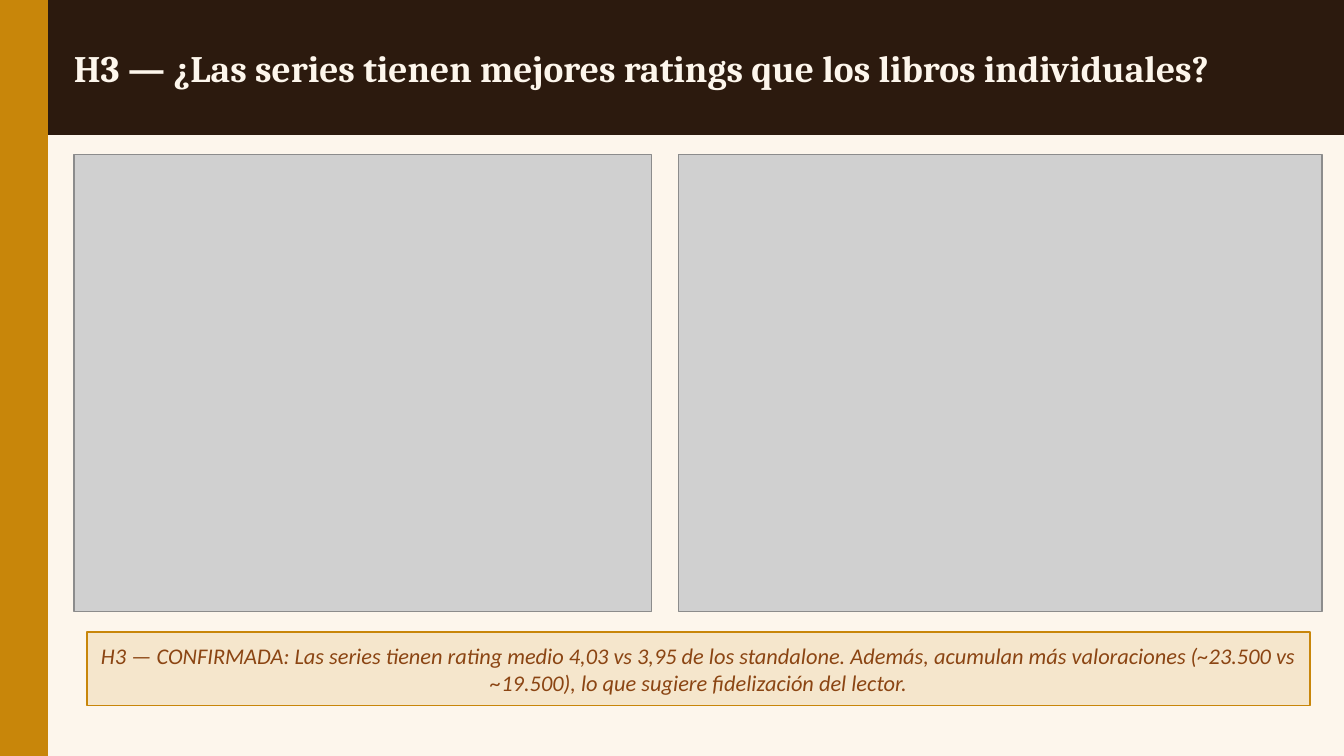
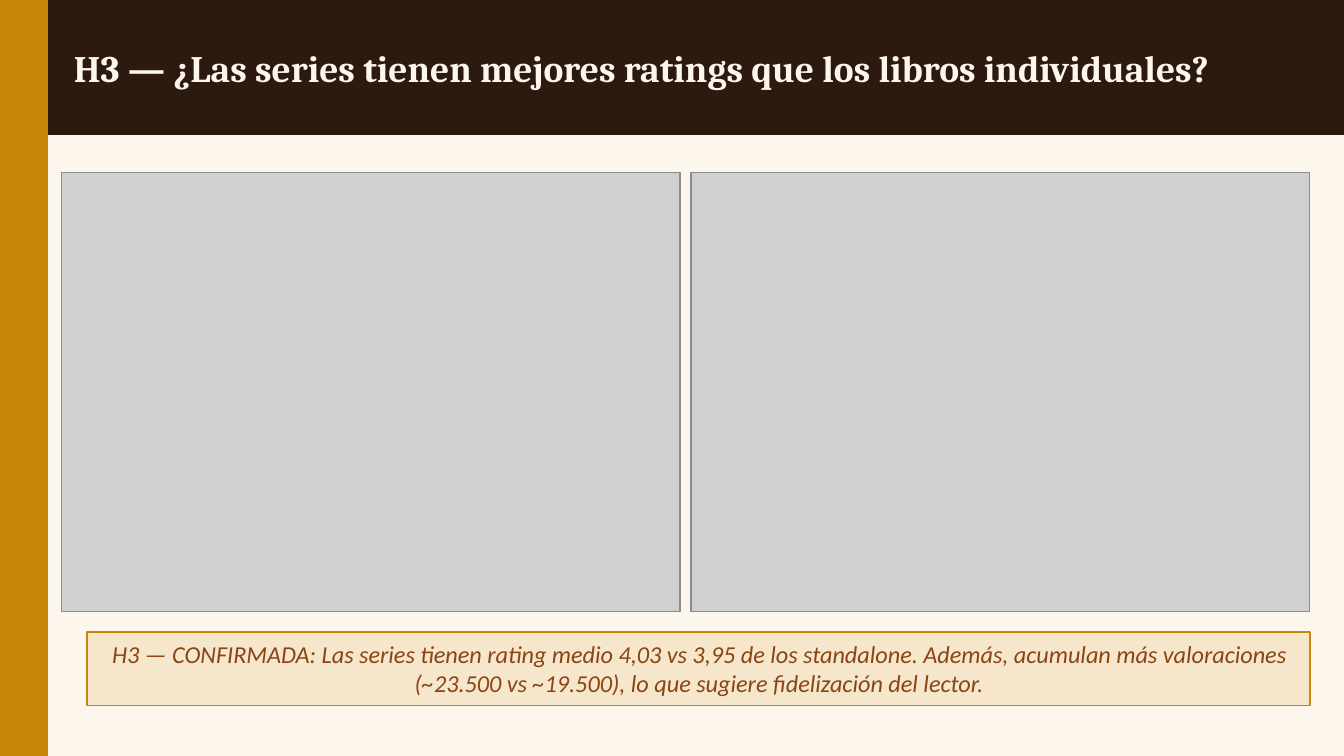
Before and after one commit to fgoiri/EDA-GoodReads-Books, a slide deck: slide 9 of Presentacion/EDA_Goodreads.pptx. Drawn at 1344x756 pixels with LibreOffice and Linux fonts; fonts in the diff are those of the drawing; grey boxes stand for pictures. Boxes give left, top, right and bottom in pixels: in the first picture for what was removed or moved away, otherwise in the second. Text is boxed around its words. In the diff, an @@ line names an element or a change of style, - is before the commit and + after.

```diff
--- a/Presentacion/EDA_Goodreads.pptx
+++ b/Presentacion/EDA_Goodreads.pptx
@@ picture: place and size @@
-picture at [74,155,652,612]
+picture at [62,172,680,612]
@@ picture: place and size @@
-picture at [679,155,1322,612]
+picture at [691,172,1309,612]
@@ text "H3 — CONFIRMADA: Las series ..." at [112,646,1286,696]: size 12 to 13 pt @@
```
Also in this commit, not shown: 6 other slides changed, 4 other files.
